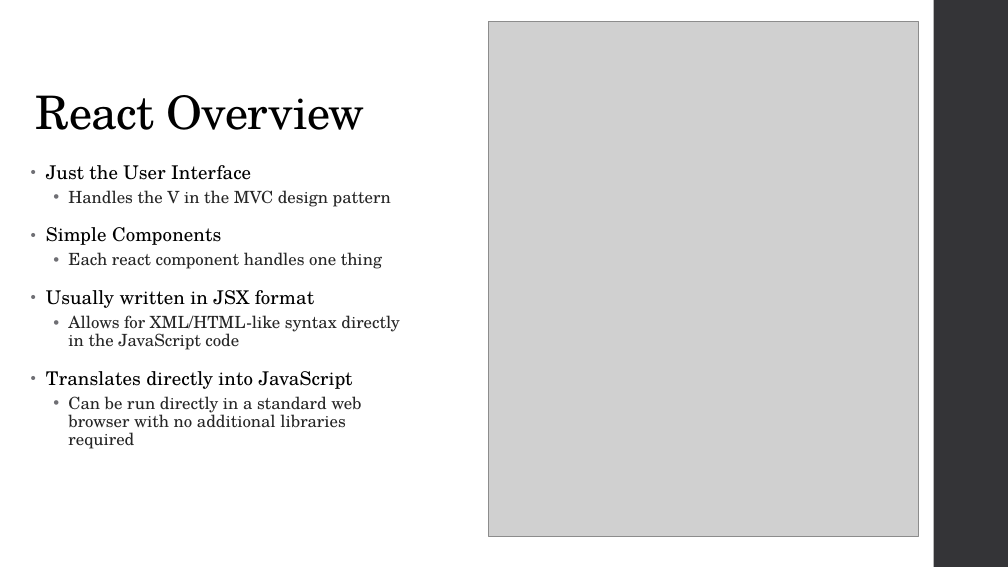
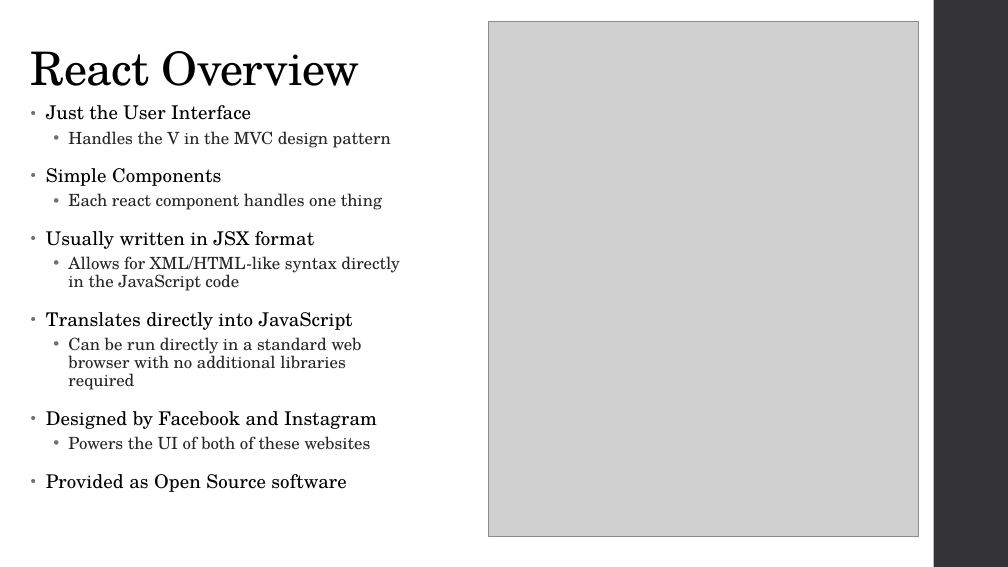
Before and after one commit to repkam09/react-flux-test, a slide deck: slide 9 of docs/Flux & React.pptx (slide 4 before the commit). Drawn at 1008x567 pixels with LibreOffice and Linux fonts; fonts in the diff are those of the drawing; grey boxes stand for pictures. Boxes give left, top, right and bottom in pixels: in the first picture for what was removed or moved away, otherwise in the second. Text is boxed around its words. In the diff, an @@ line names an element or a change of style, - is before the commit and + after.

Commit message:
Update powerpoint. Make demo show images instead of text

```diff
--- a/docs/Flux & React.pptx
+++ b/docs/Flux & React.pptx
@@ title "React Overview": place and size @@
-title "React Overview" at <box>36,95,365,130</box>
+title "React Overview" at <box>31,51,360,86</box>
@@ text "Just the User Interface": place and size @@
-text "Just the User Interface" at <box>46,165,399,449</box>
+text "Just the User Interface" at <box>46,105,399,492</box>
@@ text at <box>46,411,377,492</box>: paragraphs added @@
+• Designed by Facebook and Instagram
+  • Powers the UI of both of these websites
+• Provided as Open Source software
```
Also in this commit, not shown: 8 other slides changed, 6 slides added, 1 slide removed, 1 other file.
